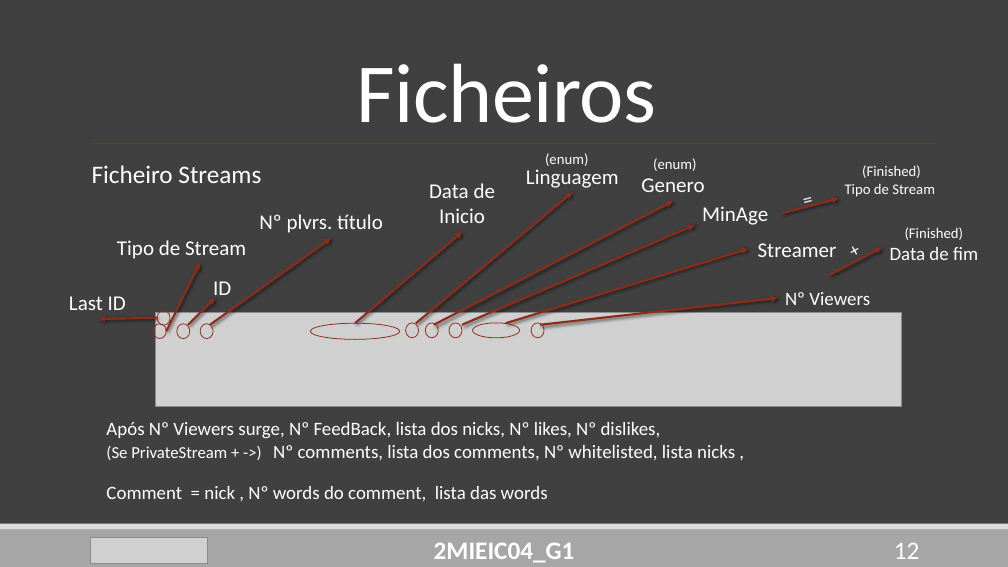
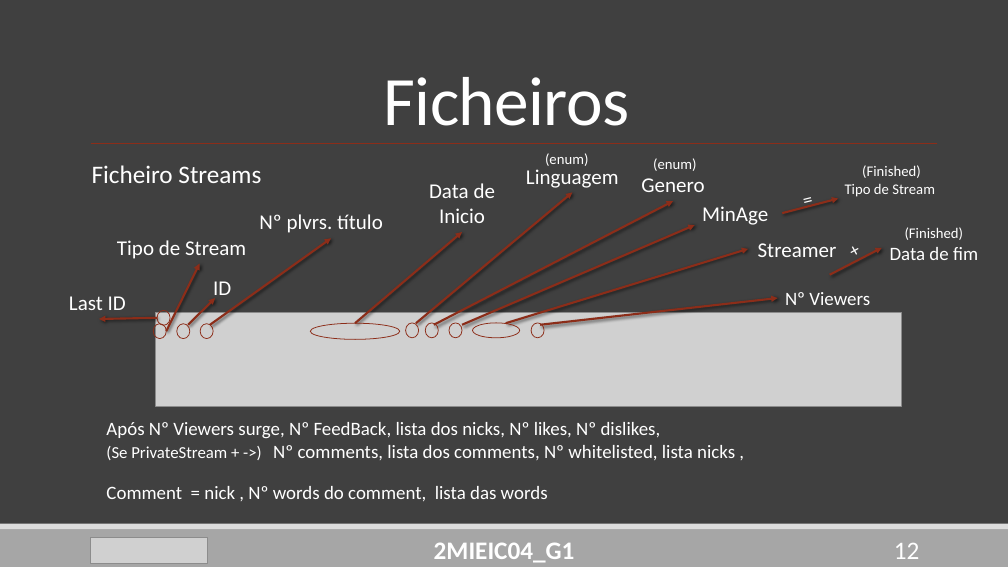
Before and after one commit to DoStini/FEUP-AEDA-proj, a slide deck: slide 12 of StreamZ_Apresentation4.pptx. Drawn at 1008x567 pixels with LibreOffice and Linux fonts; fonts in the diff are those of the drawing; grey boxes stand for pictures. Boxes give left, top, right and bottom in pixels: in the first picture for what was removed or moved away, otherwise in the second. Text is boxed around its words. In the diff, an @@ line names an element or a change of style, - is before the commit and + after.

```diff
--- a/StreamZ_Apresentation4.pptx
+++ b/StreamZ_Apresentation4.pptx
@@ title "Ficheiros" at [383,77,629,126]: size 80 to 66 pt @@
```
Also in this commit, not shown: 18 other slides changed, 1 slide added, 1 slide removed.
